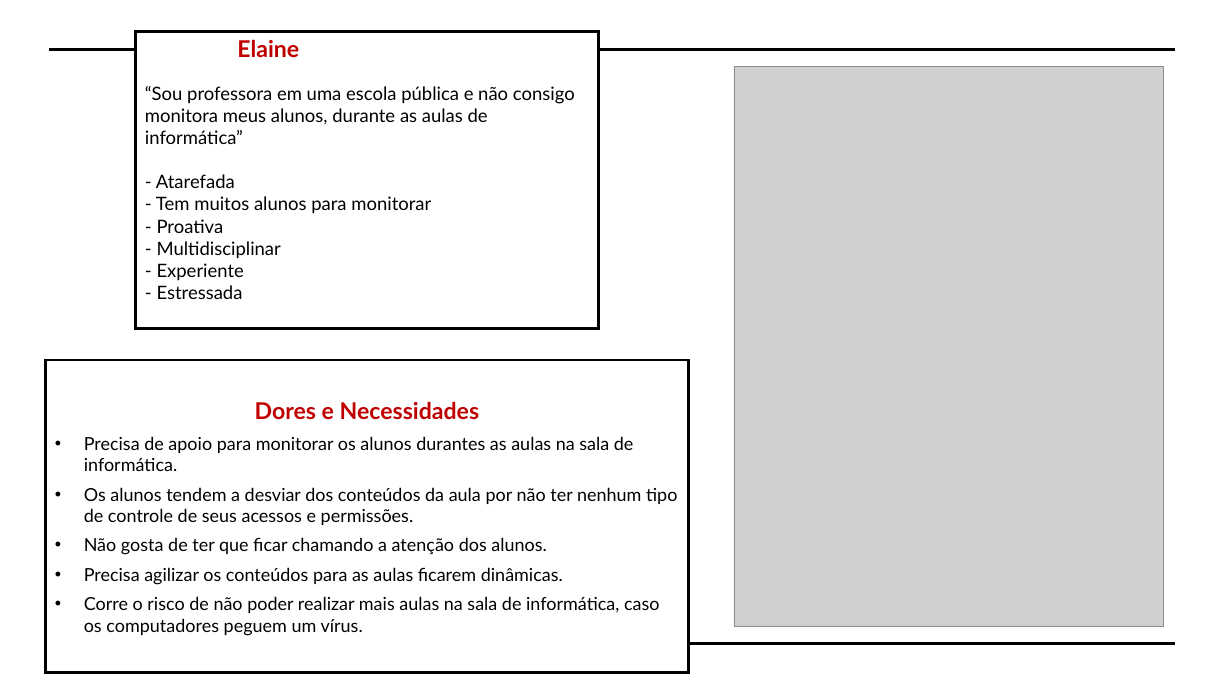
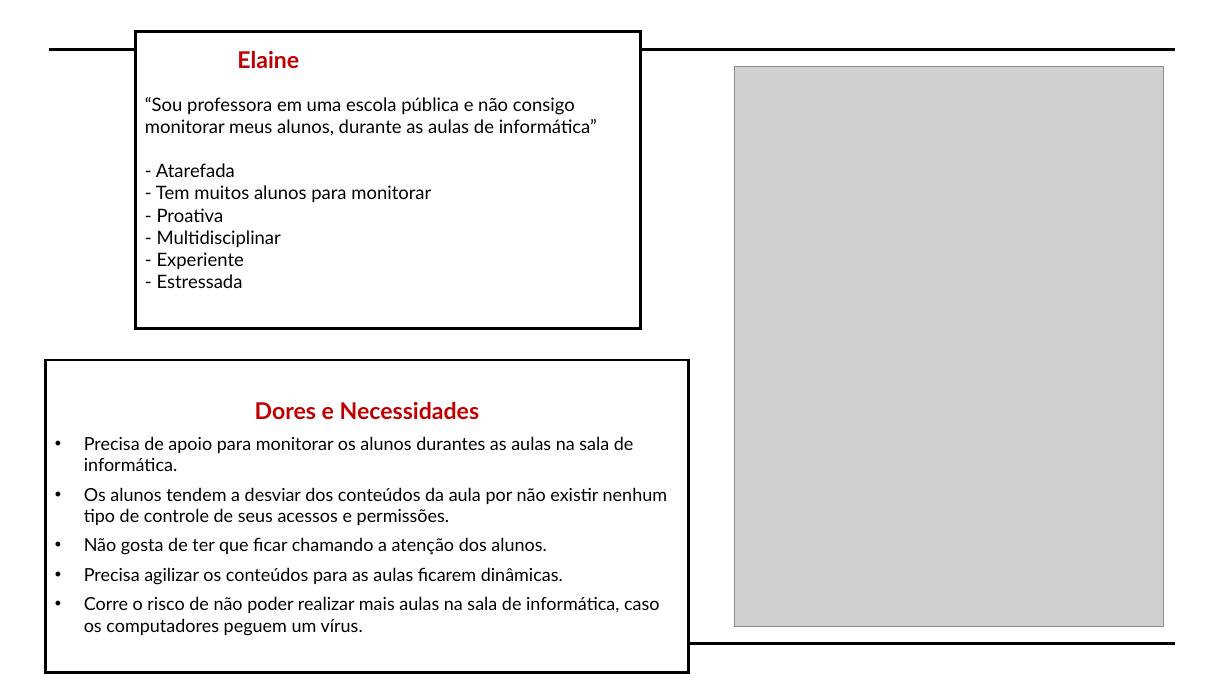
Before and after one commit to RED-WAY/MANODoc, a slide deck: slide 1 of MISC/Proto-persona.pptx. Drawn at 1232x693 pixels with LibreOffice and Linux fonts; fonts in the diff are those of the drawing; grey boxes stand for pictures. Boxes give left, top, right and bottom in pixels: in the first picture for what was removed or moved away, otherwise in the second. Text is boxed around its words. In the diff, an @@ line names an element or a change of style, - is before the commit and + after.

```diff
--- a/MISC/Proto-persona.pptx
+++ b/MISC/Proto-persona.pptx
@@ title "Elaine “Sou professora em uma ...": place and size @@
-title "Elaine “Sou professora em uma ..." at [136, 32, 599, 329]
+title "Elaine “Sou professora em uma ..." at [136, 32, 640, 329]
@@ title at [145, 50, 597, 288]: text changed @@
-Elaine
-“Sou professora em uma escola pública e não consigo monitora meus alunos, durante as aulas de informática”
-- Atarefada
-- Tem muitos alunos para monitorar
-- Proativa
-- Multidisciplinar
-- Experiente
-- Estressada
+Elaine
+“Sou professora em uma escola pública e não consigo monitorar meus alunos, durante as aulas de informática”
+- Atarefada
+- Tem muitos alunos para monitorar
+- Proativa
+- Multidisciplinar
+- Experiente
+- Estressada
@@ text in rectangle at [84, 487, 667, 525]: text changed @@
-• Os alunos tendem a desviar dos conteúdos da aula por não ter nenhum tipo de controle de seus acessos e permissões.
+• Os alunos tendem a desviar dos conteúdos da aula por não existir nenhum tipo de controle de seus acessos e permissões.
```
Also in this commit, not shown: 28 other files.
